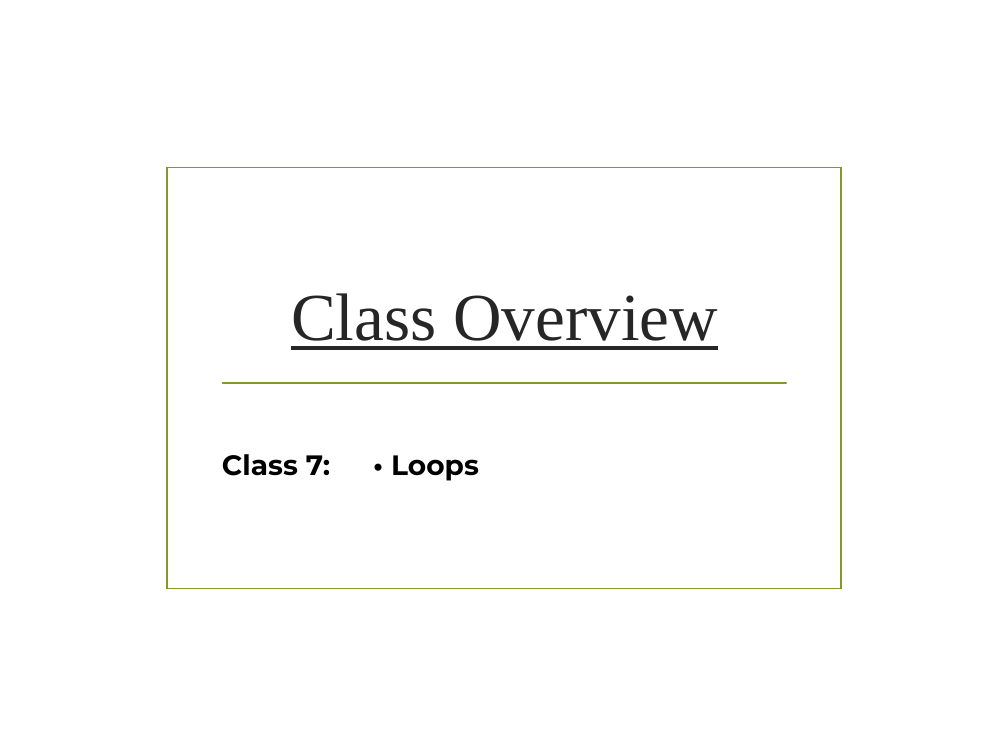
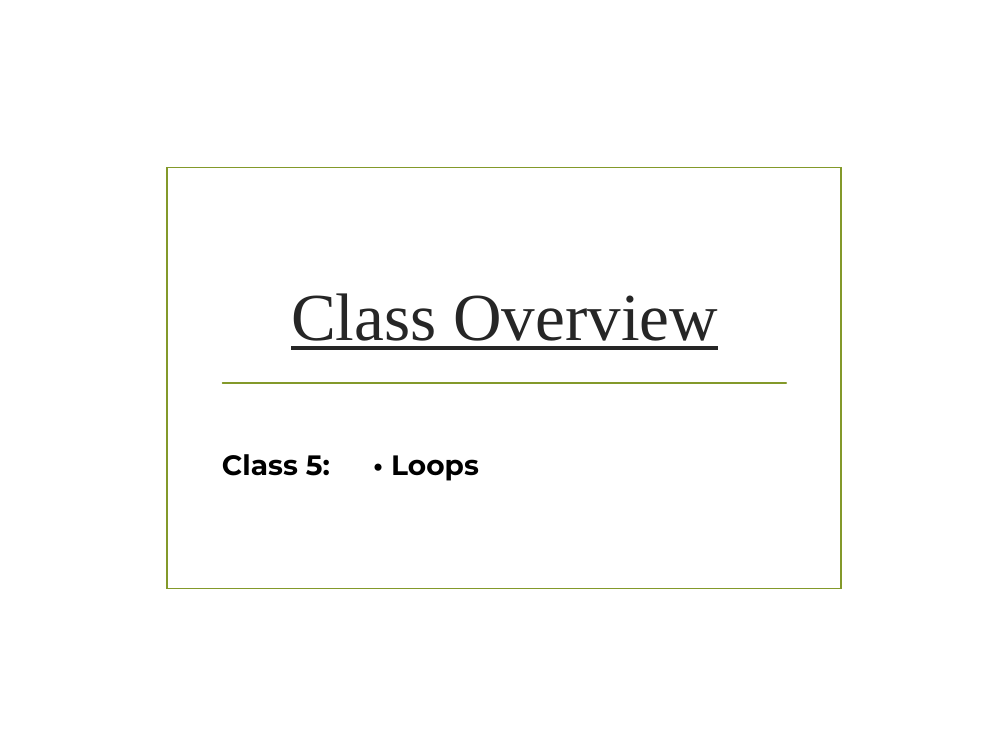
Before and after one commit to tf153/Connect-Bud, a slide deck: slide 3 of PPT/Python/class 7.pptx. Drawn at 1008x756 pixels with LibreOffice and Linux fonts; fonts in the diff are those of the drawing; background and template pictures are left out. Boxes give left, top, right and bottom in pixels: in the first picture for what was removed or moved away, otherwise in the second. Text is boxed around its words. In the diff, an @@ line names an element or a change of style, - is before the commit and + after.

Commit message:
a few classes

```diff
--- a/PPT/Python/class 7.pptx
+++ b/PPT/Python/class 7.pptx
@@ subtitle at (222,454,479,481): text changed @@
-Class 7: • Loops
+Class 5: • Loops
```
Also in this commit, not shown: 1 other slide changed, 1 slide removed, 11 other files.
